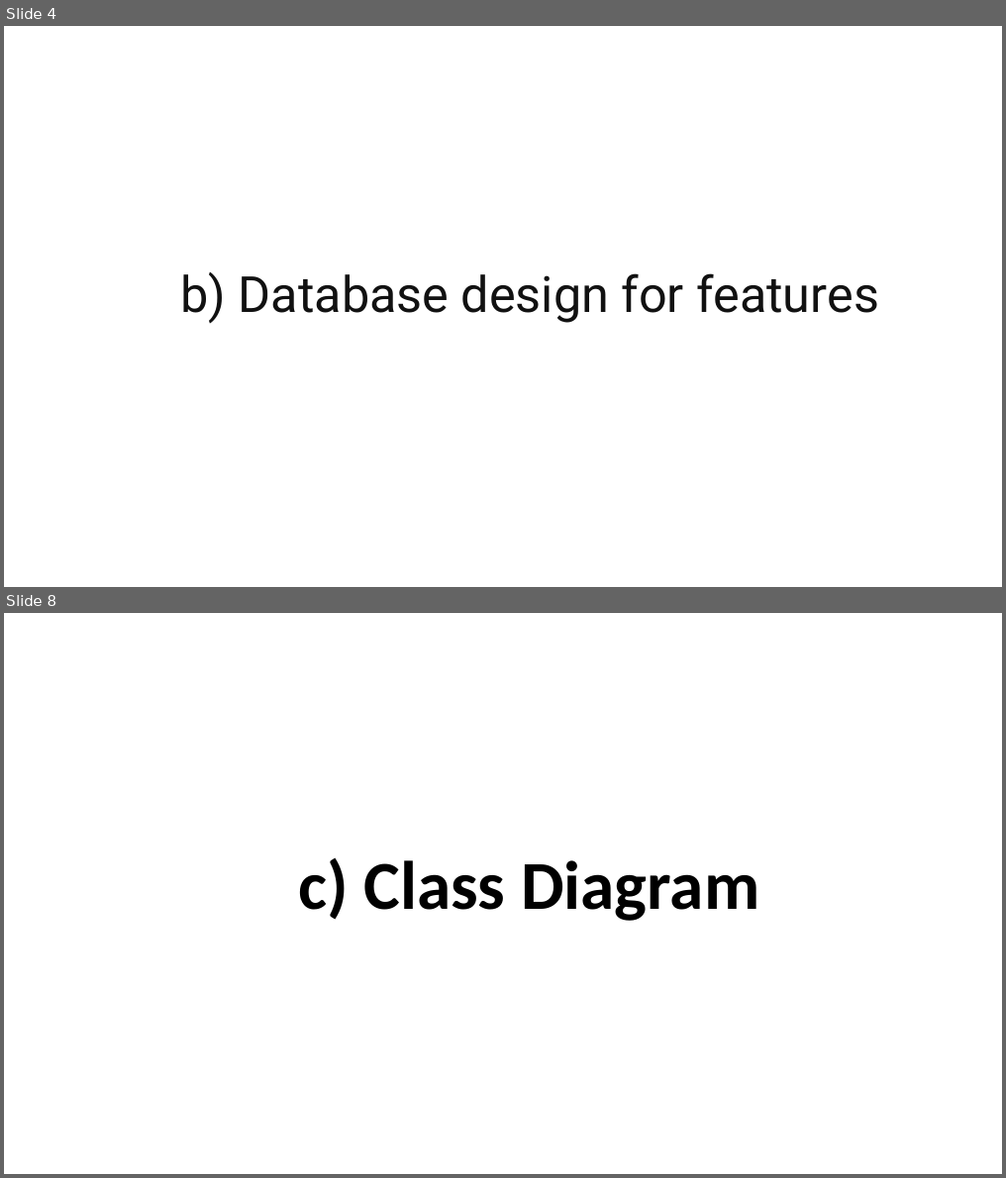
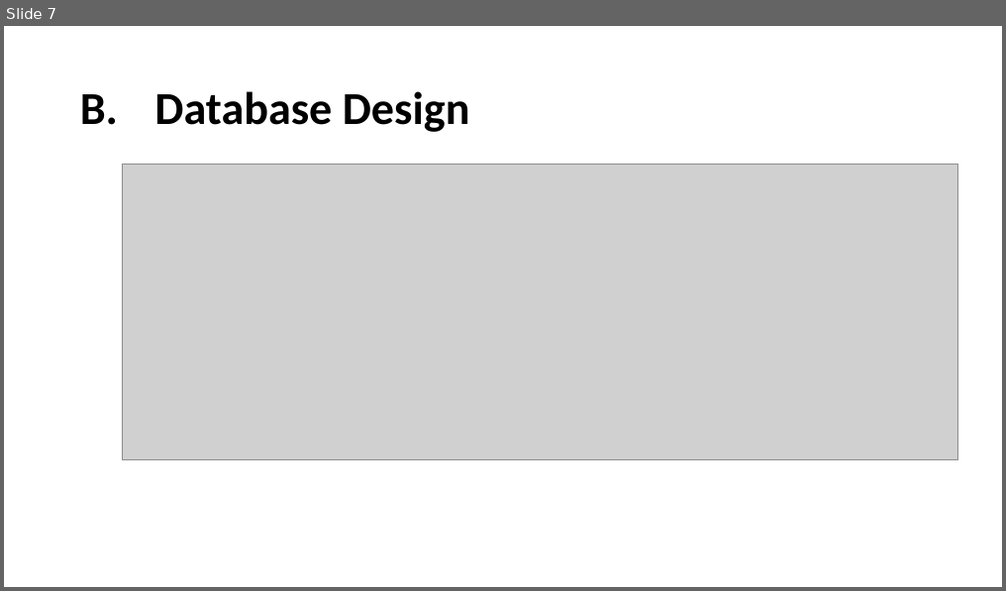
Before and after one commit to tieuduong241096/2017S2-WEB_LAB-, a slide deck: Presentation1.pptx. Shown one above the other, each under a label of ours: slides 4 and 8 before the commit, slide 7 after it; the slides between them are not shown. The pictures are 1006x1178 and 1006x591 pixels, drawn with LibreOffice and Linux fonts; fonts in the diff are those of the drawing; grey boxes stand for pictures. Boxes give left, top, right and bottom in pixels: in the first picture for what was removed or moved away, otherwise in the second. Text is boxed around its words. In the diff, an @@ line names an element or a change of style, - is before the commit and + after.

```diff
--- a/Presentation1.pptx
+++ b/Presentation1.pptx
@@ slide 8 removed at (4, 613, 1002, 1174), background #FFFFFF @@
@@ title removed at (298, 858, 759, 921) @@
-c) Class Diagram
@@ what was slide 4 is now slide 7 @@
@@ slide 7 changed as well @@
@@ title at (80, 91, 470, 132): text changed; size 48 to 44 pt; font Roboto to Calibri; text colour #111111 to #000000; bold on @@
-b) Database design for features
+B. Database Design
@@ picture added at (122, 165, 957, 461) @@
```
Also in this commit, not shown: 8 other slides changed, 4 slides added, 5 other slides removed.
